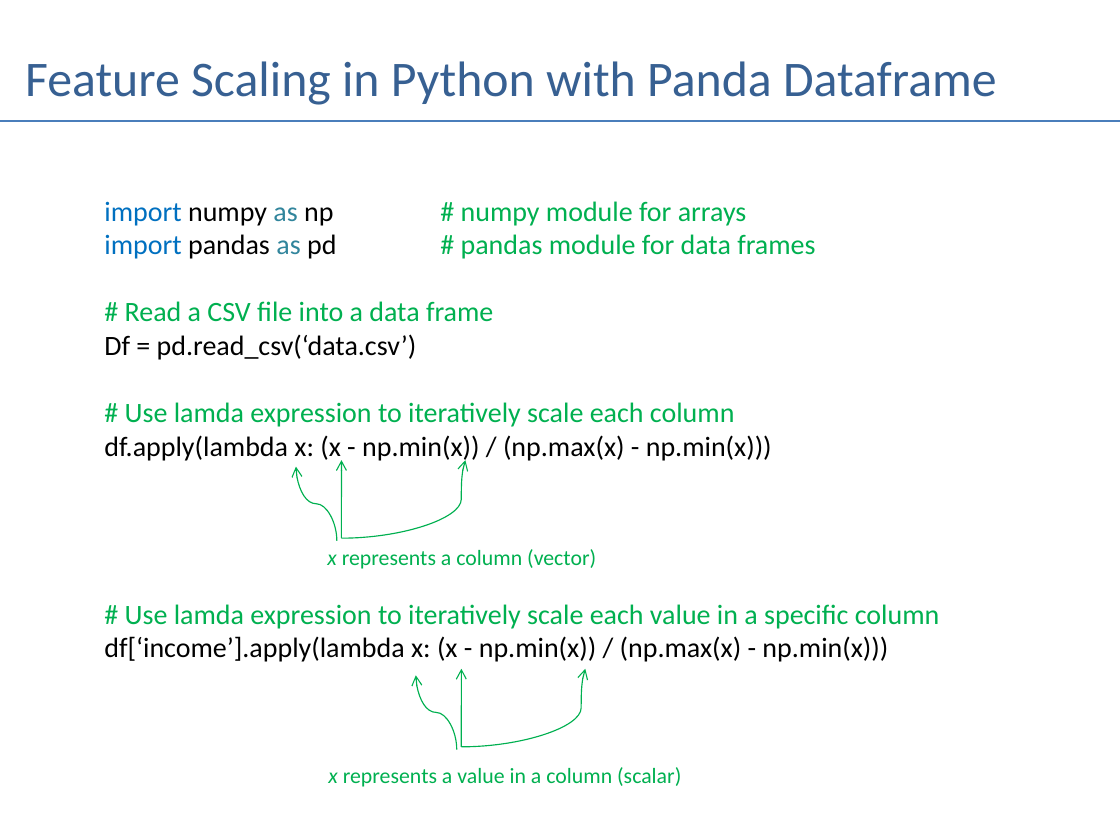
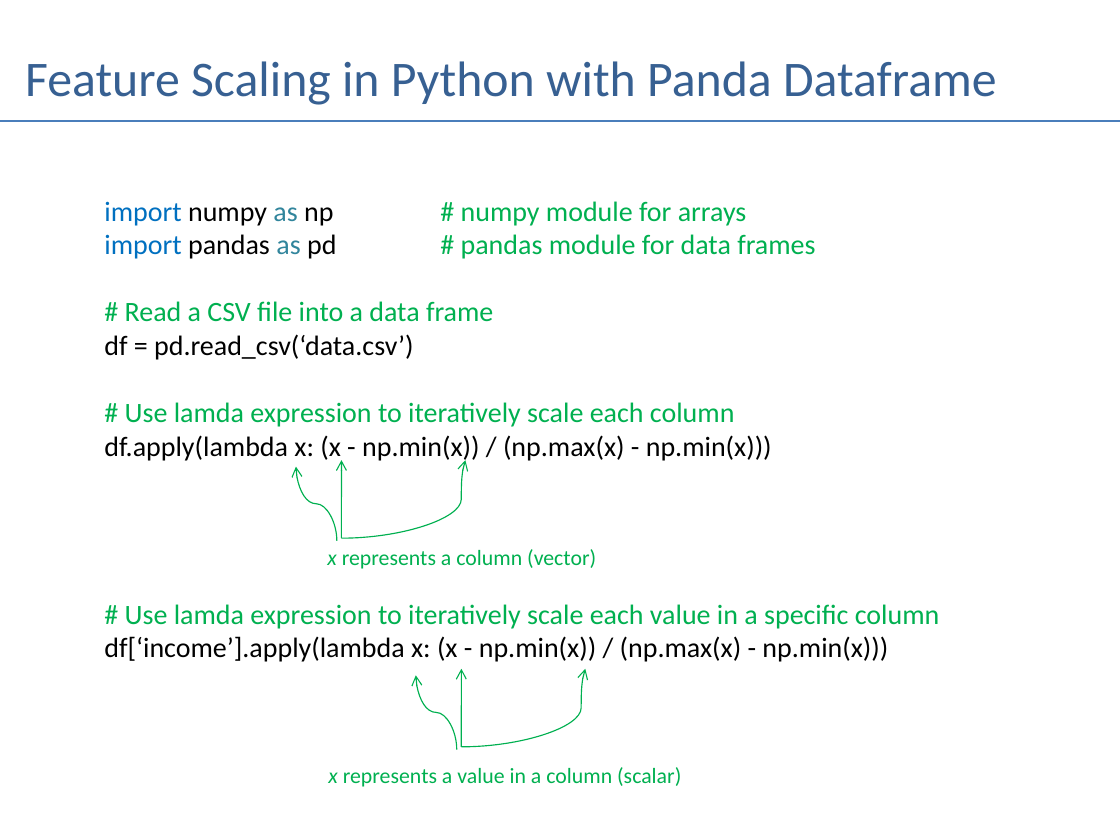
Before and after one commit to andrewferlitsch/Portland-Data-Science-Group, a slide deck: slide 17 of Presentations/ML Dataset Preparation.pptx. Drawn at 1120x840 pixels with LibreOffice and Linux fonts; fonts in the diff are those of the drawing. Boxes give left, top, right and bottom in pixels: in the first picture for what was removed or moved away, otherwise in the second. Text is boxed around its words. In the diff, an @@ line names an element or a change of style, - is before the commit and + after.

Commit message:
fix typos

```diff
--- a/Presentations/ML Dataset Preparation.pptx
+++ b/Presentations/ML Dataset Preparation.pptx
@@ text at <box>104,334,414,360</box>: text changed @@
-Df = pd.read_csv(‘data.csv’)
+df = pd.read_csv(‘data.csv’)
```
Also in this commit, not shown: 2 other slides changed.
